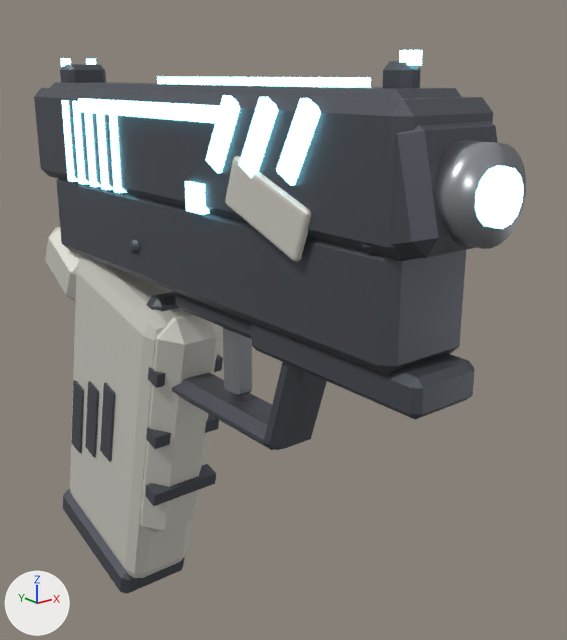
The glTF model public/sidearm.glb, before and after one commit.
Both versions are drawn from a 50 mm lens placed at (-0.195, -0.312, 0.103), pointed at (0.032, -0.029, -0.01). The axes (+X, +Y, +Z) are drawn at lower left. The lights are the same throughout. The first picture is the older version. Vertices at exactly the same position are counted once.

Objects in the first picture: 'weapon_sidearm'.
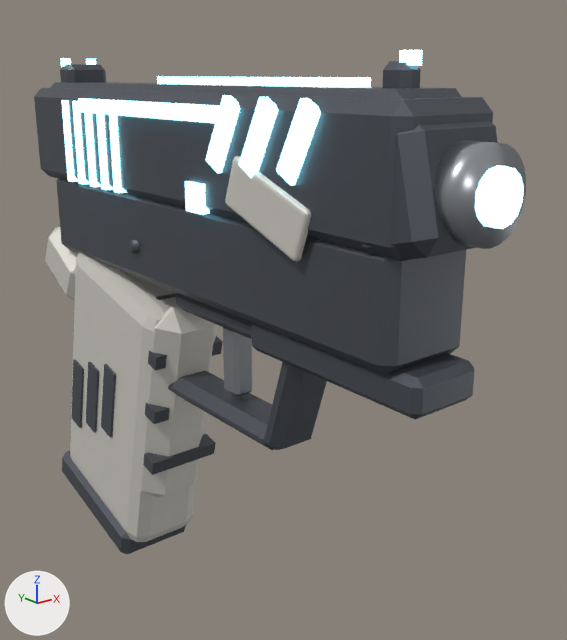
Where the change shows, as pixel boxes [x1, y1, x2, y2] in the pictures (567 x 640 px; the box of a moved part takes in the faces that stretch with it):
```json
{"object": "weapon_sidearm", "change": "reshaped", "before": [34, 50, 526, 593], "after": [34, 50, 526, 554], "on screen": "7% shorter"}
{"part": 1, "of": "me_cube", "change": "moved or reshaped", "before": [148, 354, 223, 388], "after": [148, 336, 223, 370]}
{"part": 2, "of": "me_cube", "change": "moved or reshaped", "before": [146, 414, 219, 449], "after": [145, 403, 170, 424]}
{"part": 3, "of": "me_cube", "change": "moved or reshaped", "before": [145, 464, 216, 506], "after": [143, 434, 216, 475]}
{"part": 4, "of": "me_cube", "change": "moved or reshaped", "before": [63, 489, 185, 593], "after": [62, 451, 186, 554]}
{"part": 5, "of": "me_cube", "change": "moved or reshaped", "before": [100, 383, 116, 461], "after": [101, 364, 116, 437]}
{"part": 6, "of": "me_cube", "change": "moved or reshaped", "before": [85, 381, 99, 457], "after": [86, 362, 99, 433]}
{"part": 7, "of": "me_cube", "change": "moved or reshaped", "before": [72, 380, 84, 453], "after": [72, 360, 84, 428]}
{"part": 8, "of": "me_cube", "change": "moved or reshaped", "before": [70, 256, 193, 578], "after": [70, 252, 198, 542]}
{"part": 9, "of": "me_cube", "change": "moved or reshaped", "before": [143, 526, 164, 532], "after": [143, 491, 164, 498]}
{"part": 10, "of": "me_cube", "change": "moved or reshaped", "before": [140, 314, 221, 531], "after": [141, 306, 218, 496]}
```

Scene script edits in JSON lines:
```json
{"block": "me_cube", "where": "# used by ob_weapon_sidearm; location = (0.0, 0.0, 0.0)"}
{"op": "remove", "block": "me_cube", "code": "me_cube.from_pydata(...)  # 958 vertices, 1716 faces; spans x -0.025..0.026, y -0.172..0.14, z -0.193..0.111"}
{"op": "add", "block": "me_cube", "code": "me_cube.from_pydata(...)  # 958 vertices, 1716 faces; spans x -0.025..0.026, y -0.172..0.139, z -0.164..0.111"}
{"block": "me_cube", "change": "me_cube part 1: the loose piece of 8 vertices spanning x -0.019..0.019, y 0.006..0.016, z -0.044..-0.035 is moved by (0.0, 0.0, 0.009)"}
{"block": "me_cube", "change": "me_cube part 2: the loose piece of 8 vertices spanning x -0.019..0.019, y 0.01..0.021, z -0.079..-0.07 is moved by (0.0, 0.0, 0.014)"}
{"block": "me_cube", "change": "me_cube part 3: the loose piece of 8 vertices spanning x -0.019..0.019, y 0.015..0.026, z -0.114..-0.105 is moved by (0.0, 0.0, 0.018)"}
{"block": "me_cube", "change": "me_cube part 4: the loose piece of 24 vertices spanning x -0.022..0.022, y 0.053..0.14, z -0.193..-0.156 is moved by (0.0, -0.005, 0.029)"}
{"block": "me_cube", "change": "me_cube part 5: the loose piece of 8 vertices spanning x -0.023..-0.021, y 0.049..0.071, z -0.105..-0.057 is scaled about its middle by (1, 0.948, 0.9), then moved by (0.0, -0.003, 0.014)"}
{"block": "me_cube", "change": "me_cube part 6: the loose piece of 8 vertices spanning x -0.023..-0.021, y 0.069..0.091, z -0.11..-0.063 is scaled about its middle by (1, 0.948, 0.9), then moved by (0.0, -0.003, 0.015)"}
{"block": "me_cube", "change": "me_cube part 7: the loose piece of 8 vertices spanning x -0.023..-0.021, y 0.089..0.111, z -0.116..-0.068 is scaled about its middle by (1, 0.948, 0.9), then moved by (0.0, -0.003, 0.016)"}
{"block": "me_cube", "change": "me_cube part 8: the loose piece of 56 vertices spanning x -0.021..0.021, y 0.005..0.133, z -0.179..0.008 is multiplied about its middle by the matrix ((1.0, 0.0, 0.0), (0.0, 0.992, 0.033), (0.0, 0.033, 0.868)), then moved by (0.0, -0.003, 0.016)"}
{"block": "me_cube", "change": "me_cube part 9: all 12 vertices in x -0.018..0.018, y 0.025..0.045, z -0.144..-0.132 are moved by (0.0, -0.002, 0.023)"}
{"block": "me_cube", "change": "me_cube part 10: 12 of the vertices in x -0.018..0.018, y -0.004..0.016, z -0.021..-0.009 are moved by (0.0, 0.002, 0.005)"}
{"block": "me_cube", "change": "other edits to the shape of me_cube do not show in these pictures"}
```
